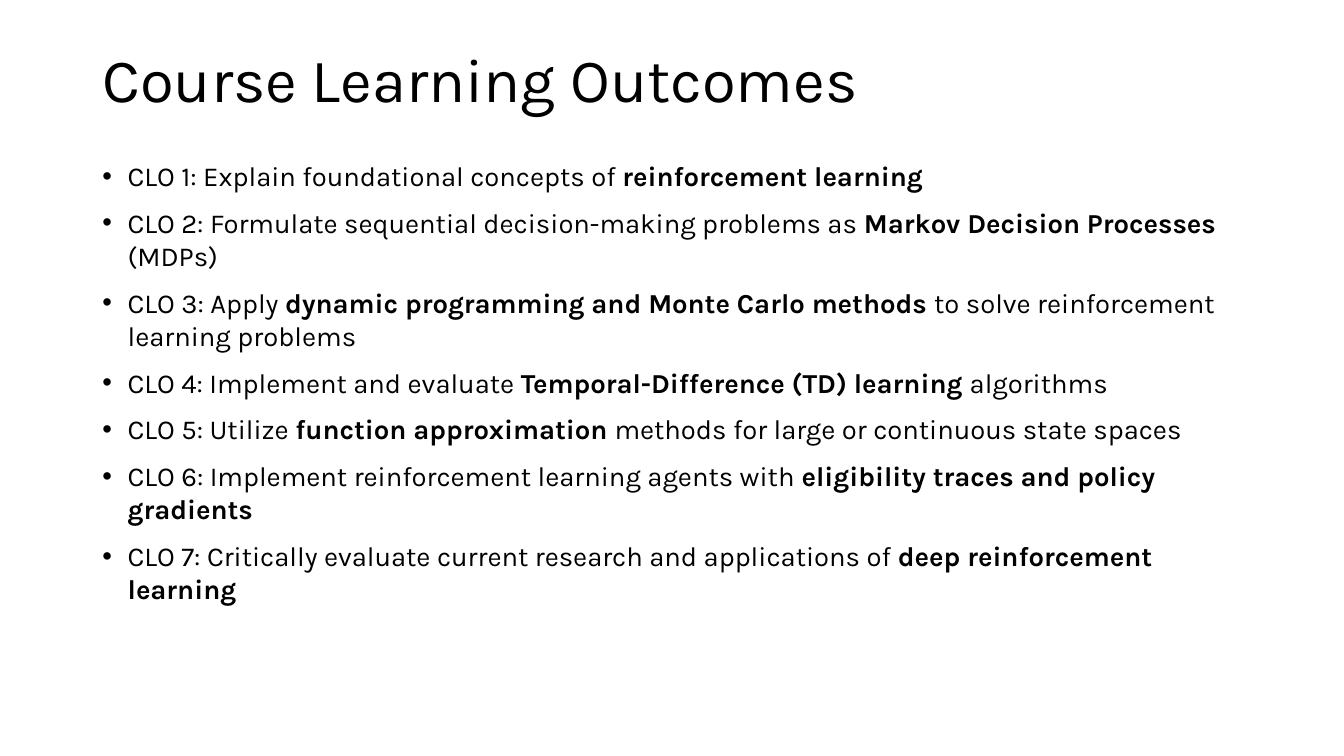
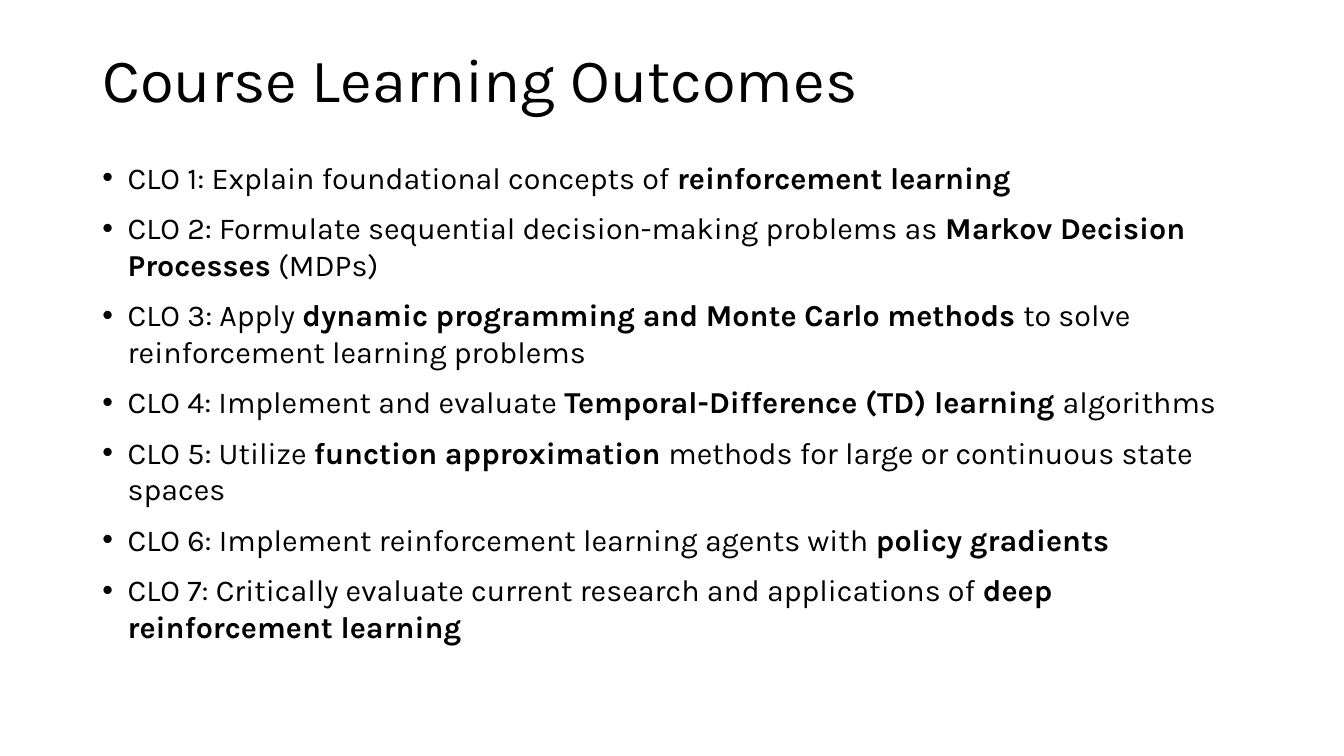
Before and after one commit to mhahsler/Introduction_to_Reinforcement_Learning, a slide deck: slide 3 of slides/00_course_intro.pptx. Drawn at 1344x756 pixels with LibreOffice and Linux fonts; fonts in the diff are those of the drawing. Boxes give left, top, right and bottom in pixels: in the first picture for what was removed or moved away, otherwise in the second. Text is boxed around its words. In the diff, an @@ line names an element or a change of style, - is before the commit and + after.

Commit message:
added research paper.

```diff
--- a/slides/00_course_intro.pptx
+++ b/slides/00_course_intro.pptx
@@ text at <box>128,167,1216,646</box>: size 19.6 to 21.7 pt in "CLO 1: Explain foundational concepts of reinforcement ...", "CLO 2: Formulate sequential decision-making problems as ...", "CLO 3: Apply dynamic programming and Monte ...", "CLO 4: Implement and evaluate Temporal-Difference (TD) ..." and 2 more places @@
@@ text at <box>128,529,1109,559</box>: text changed; size 19.6 to 21.7 pt @@
-• CLO 6: Implement reinforcement learning agents with eligibility traces and policy gradients
+• CLO 6: Implement reinforcement learning agents with policy gradients
```
Also in this commit, not shown: 3 other files.
